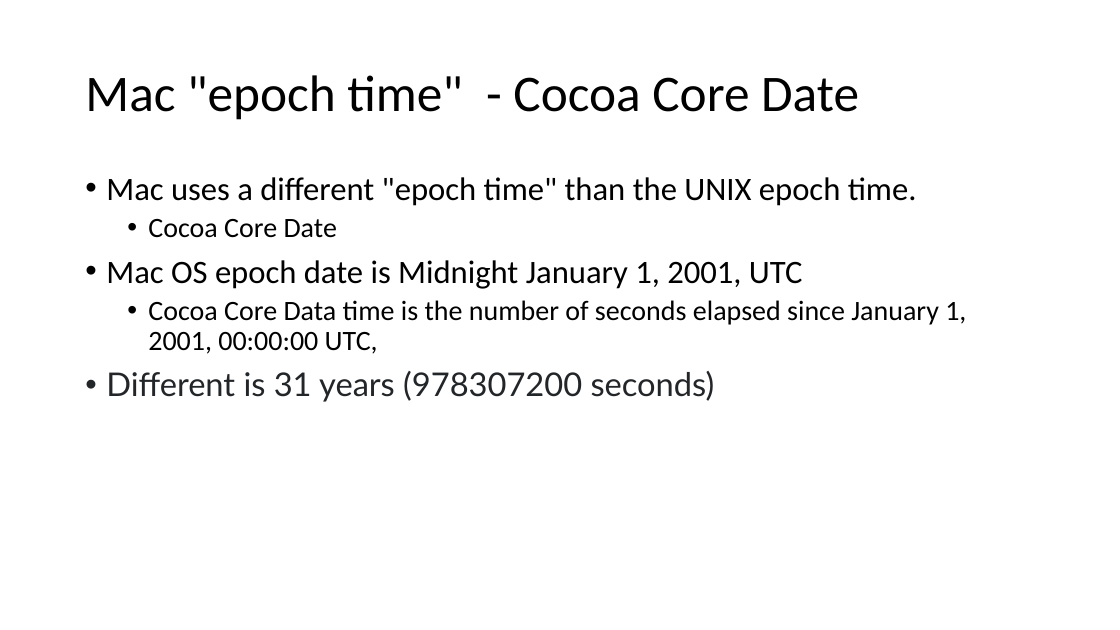
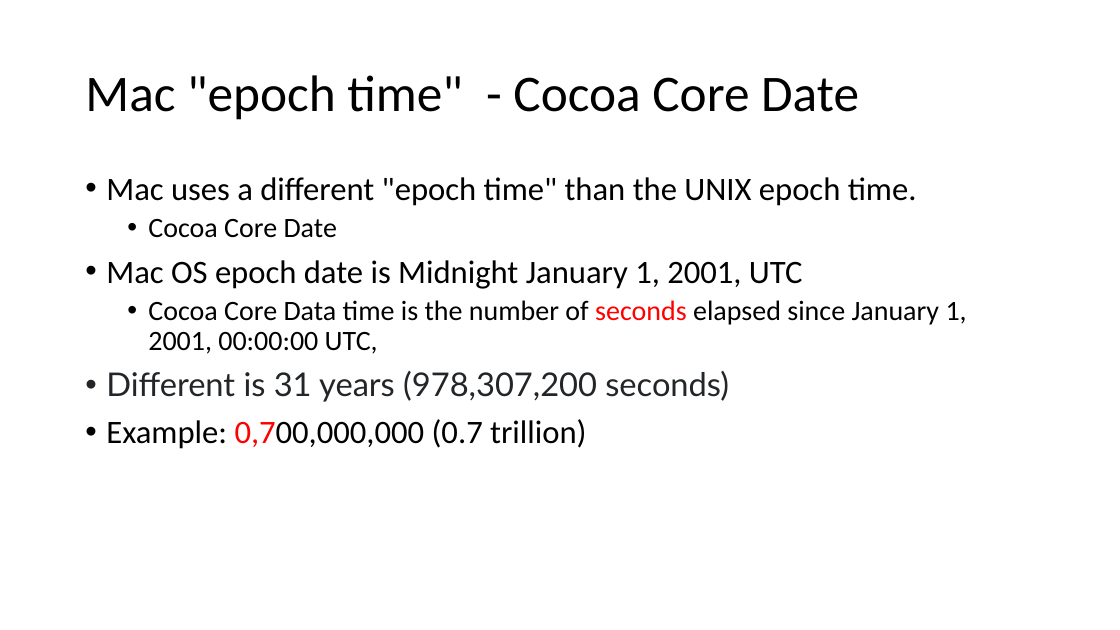
Before and after one commit to frankwxu/digital-forensics-lab, a slide deck: slide 31 of Basic_Computer_Skills_for_Forensics/0_Number_Systems.pptx. Drawn at 1120x630 pixels with LibreOffice and Linux fonts; fonts in the diff are those of the drawing; background and template pictures are left out. Boxes give left, top, right and bottom in pixels: in the first picture for what was removed or moved away, otherwise in the second. Text is boxed around its words. In the diff, an @@ line names an element or a change of style, - is before the commit and + after.

```diff
--- a/Basic_Computer_Skills_for_Forensics/0_Number_Systems.pptx
+++ b/Basic_Computer_Skills_for_Forensics/0_Number_Systems.pptx
@@ text at [148,300,967,354]: text colour #000000 to #FF0000 in "seconds" @@
@@ text at [106,371,729,449]: text changed @@
-• Different is 31 years (978307200 seconds)
+• Different is 31 years (978,307,200 seconds)
+• Example: 0,700,000,000 (0.7 trillion)
```
Also in this commit, not shown: 6 other slides changed.
